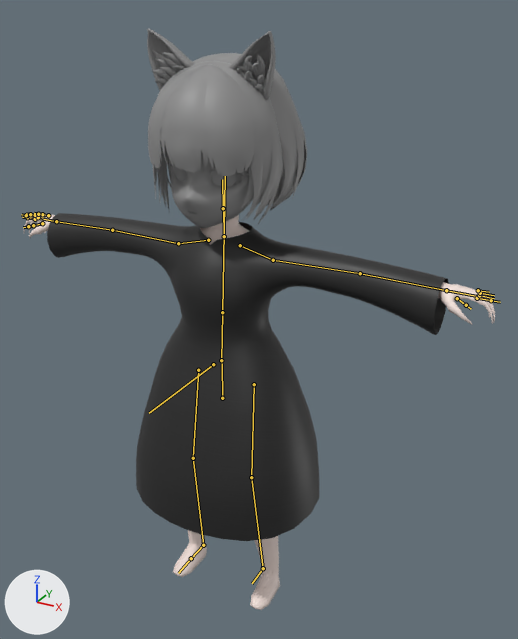
What one commit did to the FBX model HDB/Content/Asset/CharaterWolf/CharactorWolf.fbx.
Camera for both pictures: a camera (50 mm lens) standing at (0.772, -1.23, 1.369) and looking at (0.025, 0.129, 0.69). Every picture has the same lights, and +X, +Y and +Z are marked at lower left. The older version comes first. Both versions are drawn at the pose saved in each file; the numbers are the values there. The bones that change, and the others that lie on the model, are drawn over the model as lines.

Objects in the first picture: 'HDB_Body', 'HDB_Cloth', 'HDB_Eye', 'HDB_HairBack', 'HDB_HairBang', 'HDB_HairFront', 'HDB_HairFront.001', 'HDB_Head', 'WolfEar'.
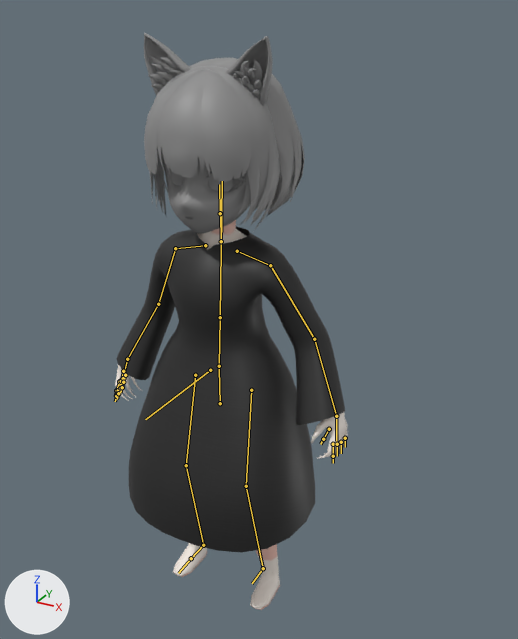
The edits, one by one:
Bone 'Center' (bone_center) moves from (0.0, 0.0, 0.0) to (0.0, 1.2, 0.8).
Bone 'UpperLeg.R' (bone_upperleg_r) turns from (0, 0, 0) to (4, 0, 0) degrees about its own x, y and z.
Bone 'LowerLeg.R' (bone_lowerleg_r) turns from (0, 0, 0) to (0, 0, -10) degrees about its own x, y and z.
Bone 'Foot.R' (bone_foot_r) turns from (0, 0, 0) to (-5, 0, -1) degrees about its own x, y and z.
Bone 'UpperLeg.L' (bone_upperleg_l) turns from (0, 0, 0) to (4, 0, 0) degrees about its own x, y and z.
Bone 'LowerLeg.L' (bone_lowerleg_l) turns from (0, 0, 0) to (0, 0, 10) degrees about its own x, y and z.
Bone 'Foot.L' (bone_foot_l) turns from (0, 0, 0) to (-5, 0, 1) degrees about its own x, y and z.
Bone 'UpperArm.R' (bone_upperarm_r) turns from (0, 1, 0) to (-15, 31, 55) degrees about its own x, y and z.
Bone 'LowerArm.R' (bone_lowerarm_r) turns from (0, 0, 0) to (19, -2, 13) degrees about its own x, y and z.
Bone 'Hand.R' (bone_hand_r) turns from (0, -1, 0) to (-6, -44, 19) degrees about its own x, y and z.
Bone 'UpperArm.L' (bone_upperarm_l) turns from (0, 0, 0) to (-15, -31, -55) degrees about its own x, y and z.
Bone 'LowerArm.L' (bone_lowerarm_l) turns from (0, 0, 0) to (19, 2, -13) degrees about its own x, y and z.
Bone 'Hand.L' (bone_hand_l) turns from (0, 0, 0) to (-6, 44, -19) degrees about its own x, y and z.

Changed parts and their boxes [x1, y1, x2, y2] in the pictures (518 x 639 px):
'HDB_Cloth', posed (43% narrower)
    before: [47, 213, 449, 541]
    after: [117, 227, 345, 552]
'HDB_HairFront', posed
    before: [148, 64, 255, 177]
    after: [144, 69, 251, 182]
'HDB_Body', posed (50% narrower)
    before: [24, 214, 495, 610]
    after: [115, 220, 348, 610]
'HDB_HairFront.001', posed
    before: [153, 61, 283, 225]
    after: [149, 66, 281, 232]
'HDB_Head', posed
    before: [165, 145, 285, 228]
    after: [161, 147, 282, 233]
'HDB_HairBang', posed
    before: [160, 65, 209, 172]
    after: [157, 70, 205, 178]
'WolfEar', posed
    before: [147, 29, 276, 100]
    after: [144, 33, 273, 106]
'HDB_HairBack', posed
    before: [167, 53, 307, 211]
    after: [164, 58, 305, 217]
'HDB_Eye', posed
    before: [175, 167, 236, 186]
    after: [171, 171, 233, 192]
bone 'Center', root to tip
    before: (213, 364) to (149, 413)
    after: (210, 370) to (145, 419)
bone 'UpperLeg.R', root to tip
    before: (198, 370) to (193, 458)
    after: (195, 375) to (186, 465)
bone 'LowerLeg.R', root to tip
    before: (193, 458) to (203, 545)
    after: (186, 465) to (203, 545)
bone 'UpperLeg.L', root to tip
    before: (254, 384) to (251, 477)
    after: (251, 390) to (246, 486)
bone 'LowerLeg.L', root to tip
    before: (251, 477) to (263, 568)
    after: (246, 486) to (263, 568)
bone 'UpperArm.R', root to tip
    before: (178, 243) to (112, 230)
    after: (175, 248) to (158, 304)
bone 'LowerArm.R', root to tip
    before: (112, 230) to (56, 221)
    after: (158, 304) to (127, 359)
bone 'Hand.R', root to tip
    before: (56, 221) to (40, 218)
    after: (127, 359) to (122, 379)
bone 'UpperArm.L', root to tip
    before: (273, 260) to (360, 273)
    after: (270, 265) to (314, 339)
bone 'LowerArm.L', root to tip
    before: (360, 273) to (446, 290)
    after: (314, 339) to (336, 416)
bone 'Hand.L', root to tip
    before: (446, 290) to (476, 296)
    after: (336, 416) to (336, 441)
